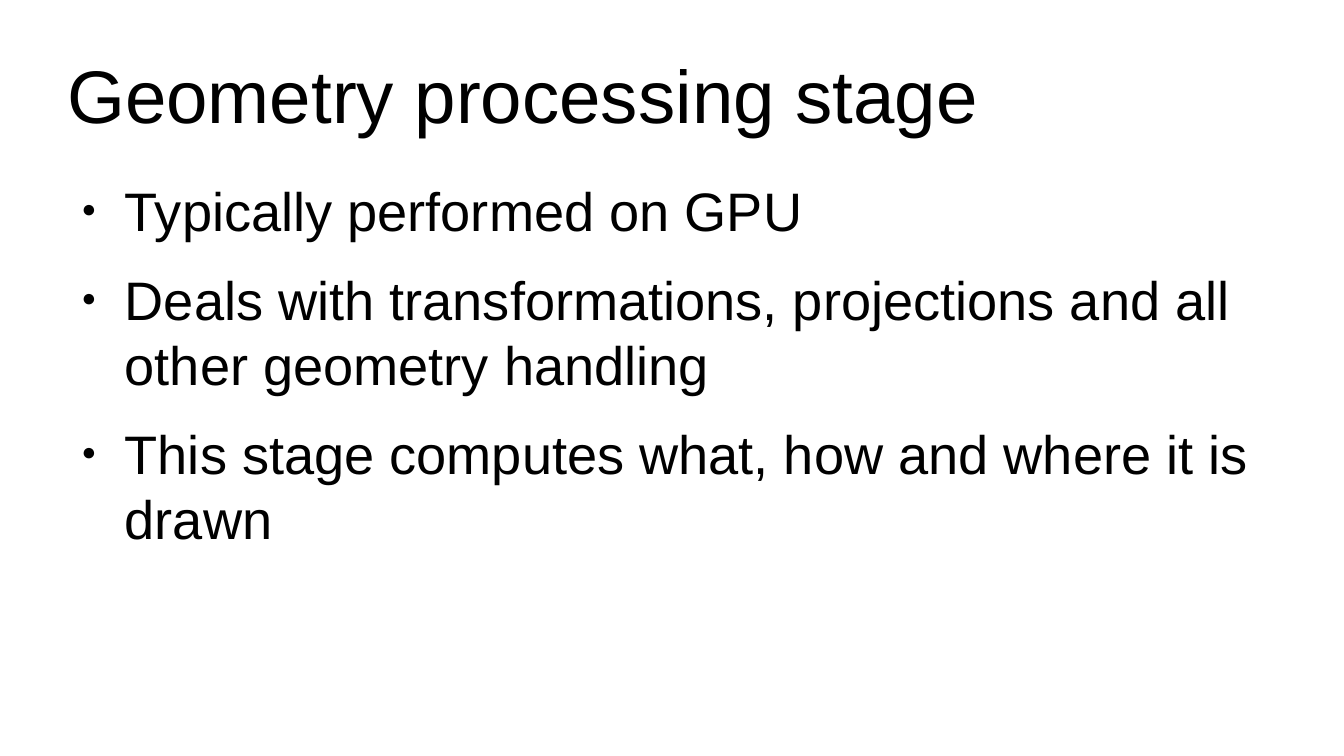
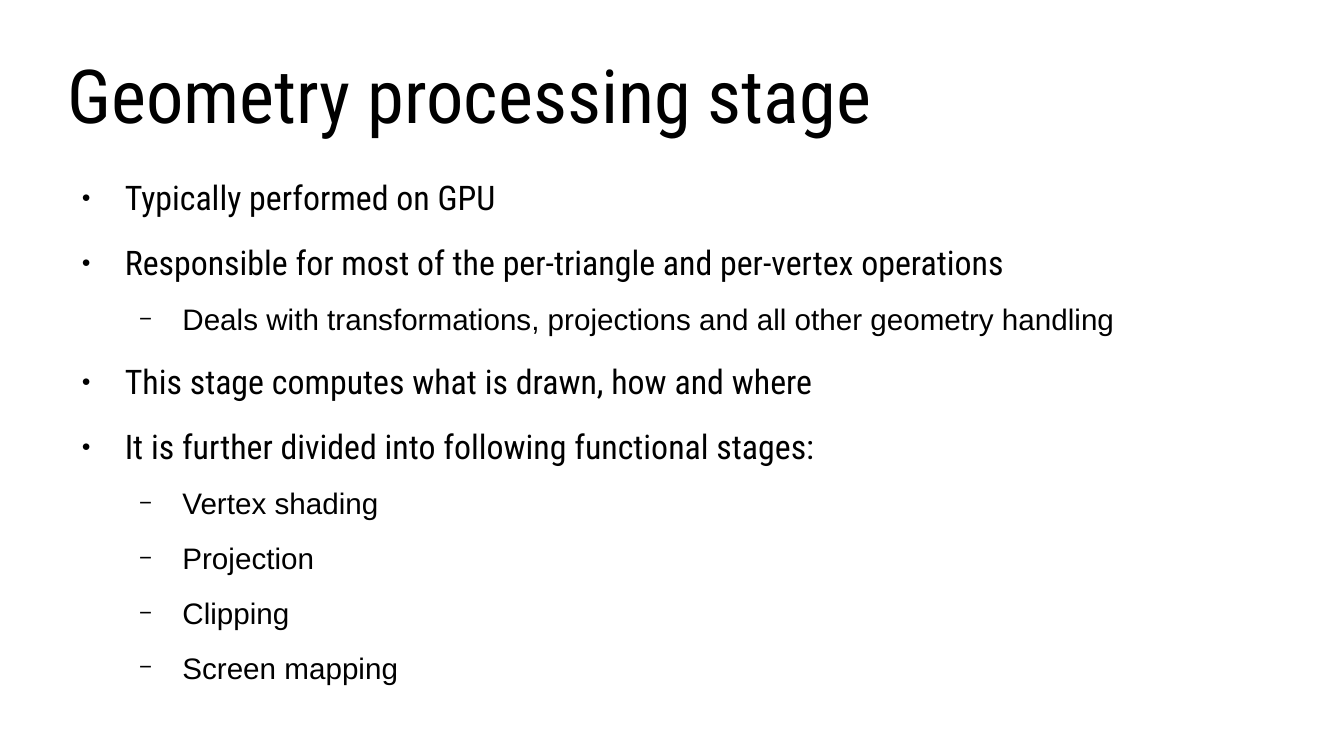
Before and after one commit to lorentzo/IntroductionToComputerGraphics, a slide deck: slide 12 of lectures/4_foundations_rendering/4_3_rasterization.odp (slide 11 before the commit). Drawn at 1344x756 pixels with LibreOffice and Linux fonts; fonts in the diff are those of the drawing. Boxes give left, top, right and bottom in pixels: in the first picture for what was removed or moved away, otherwise in the second. Text is boxed around its words. In the diff, an @@ line names an element or a change of style, - is before the commit and + after.

```diff
--- a/lectures/4_foundations_rendering/4_3_rasterization.odp
+++ b/lectures/4_foundations_rendering/4_3_rasterization.odp
@@ title "Geometry processing stage" at <box>67,69,871,139</box>: font Arial to Roboto Condensed @@
@@ text at <box>125,184,1114,336</box>: size 32 to 20 pt, font Arial to Roboto Condensed in "Typically performed on GPU"; size 32 to 17.5 pt in "Deals with transformations, projections and all other ..."; bullet ● to −; list level 1 to 2 in "Deals with transformations, projections and ..." @@
@@ text at <box>125,249,1003,282</box>: paragraph added @@
+● Responsible for most of the per-triangle and per-vertex operations
@@ text at <box>125,368,814,630</box>: text changed; size 32 to 20 pt; font Arial to Roboto Condensed @@
-● This stage computes what, how and where it is drawn
+● This stage computes what is drawn, how and where
+● It is further divided into following functional stages:
+  − Vertex shading
+  − Projection
+  − Clipping
+  − Screen mapping
```
Also in this commit, not shown: 4 other slides changed, 17 slides added, 1 other file.
